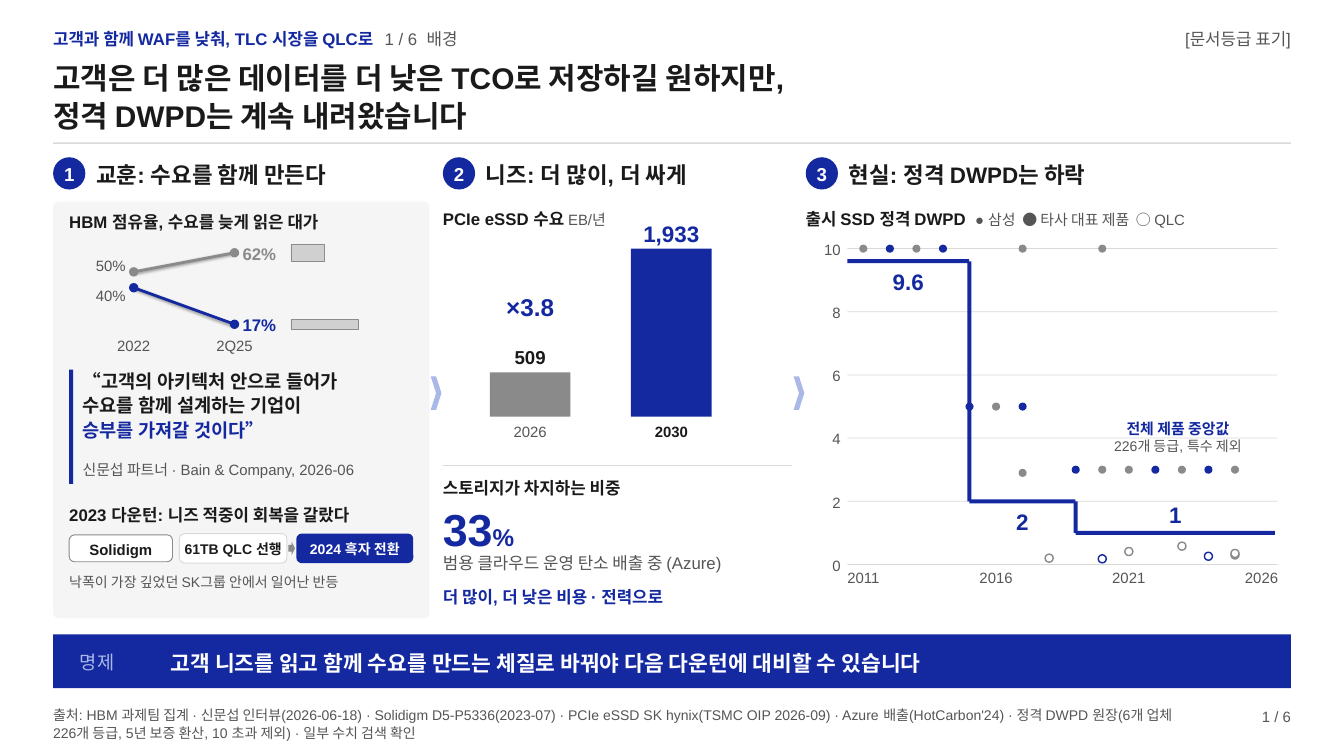
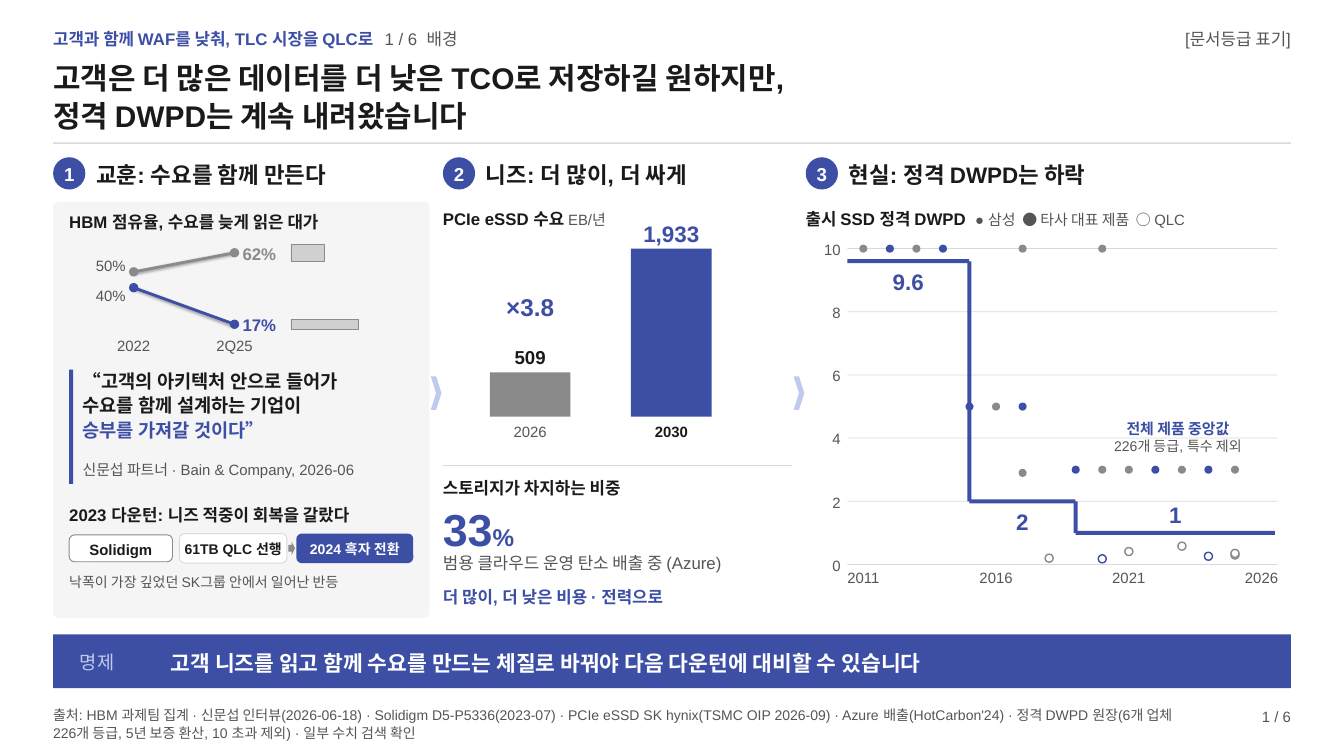
Before and after one commit to k31001/action-learning, a slide deck: slide 1 of dashboard/public/presentations/qlc-tlc-market-entry.pptx. Drawn at 1344x756 pixels with LibreOffice and Linux fonts; fonts in the diff are those of the drawing; grey boxes stand for pictures. Boxes give left, top, right and bottom in pixels: in the first picture for what was removed or moved away, otherwise in the second. Text is boxed around its words. In the diff, an @@ line names an element or a change of style, - is before the commit and + after.

```diff
--- a/dashboard/public/presentations/qlc-tlc-market-entry.pptx
+++ b/dashboard/public/presentations/qlc-tlc-market-entry.pptx
@@ text "고객과 함께 WAF를 낮춰, TLC ..." at (x1=53, y1=31, x2=458, y2=49): text colour #1428A0 to #3C4FA5 in "고객과 함께 WAF를 낮춰, TLC 시장을 QLC로" @@
@@ line (134, 288) - (235, 325): stroke #1428A0 3 pt to #3C4FA5 3 pt @@
@@ chevron at (x1=431, y1=376, x2=442, y2=410): fill #AAB8E8 to #C0CAEC @@
@@ chevron at (x1=794, y1=376, x2=804, y2=410): fill #AAB8E8 to #C0CAEC @@
@@ text at (x1=83, y1=421, x2=264, y2=439): text colour #1428A0 to #3C4FA5 in "승부를 가져갈 것이다”" @@
@@ text at (x1=1127, y1=421, x2=1229, y2=436): text colour #1428A0 to #3C4FA5 in "전체 제품 중앙값" @@
@@ text colour #1428A0 to #3C4FA5 in 8 elements at (x1=243, y1=319, x2=277, y2=331), (x1=643, y1=226, x2=699, y2=246), (x1=506, y1=299, x2=554, y2=317), (x1=443, y1=514, x2=493, y2=547), (x1=443, y1=589, x2=663, y2=606), (x1=893, y1=274, x2=924, y2=290), (x1=1016, y1=514, x2=1028, y2=530), (x1=1169, y1=507, x2=1181, y2=523) @@
@@ ellipse at (x1=1098, y1=555, x2=1106, y2=563): outline #1428A0 1.5 pt to #3C4FA5 1.5 pt @@
@@ ellipse at (x1=1204, y1=552, x2=1212, y2=560): outline #1428A0 1.5 pt to #3C4FA5 1.5 pt @@
@@ fill #1428A0 to #3C4FA5 in 21 elements at (x1=53, y1=157, x2=85, y2=190), (x1=129, y1=283, x2=138, y2=292), (x1=230, y1=320, x2=239, y2=329), (x1=69, y1=370, x2=73, y2=484), (x1=296, y1=534, x2=413, y2=563), (x1=443, y1=157, x2=475, y2=190), (x1=631, y1=249, x2=712, y2=417), (x1=806, y1=157, x2=838, y2=190), (x1=886, y1=245, x2=894, y2=253), (x1=939, y1=245, x2=947, y2=253), (x1=966, y1=403, x2=974, y2=411), (x1=1019, y1=403, x2=1027, y2=411), (x1=1072, y1=466, x2=1080, y2=474), (x1=1151, y1=466, x2=1159, y2=474), (x1=1204, y1=466, x2=1212, y2=474), (x1=847, y1=259, x2=969, y2=263), (x1=970, y1=499, x2=1076, y2=503), (x1=968, y1=261, x2=972, y2=501), (x1=1076, y1=531, x2=1275, y2=535), (x1=1074, y1=501, x2=1078, y2=533), (x1=53, y1=634, x2=1291, y2=688) @@
@@ text "명제" at (x1=80, y1=653, x2=114, y2=671): text colour #AAB8E8 to #C0CAEC @@
```
Also in this commit, not shown: 5 other slides changed, 30 other files.
